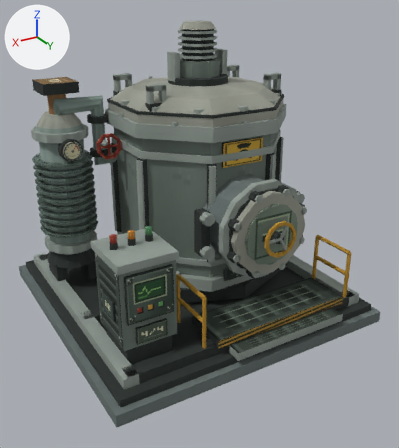
Before and after pictures for a commit that changed the OBJ model art/irradiation_reactor/irradiation_reactor.obj.
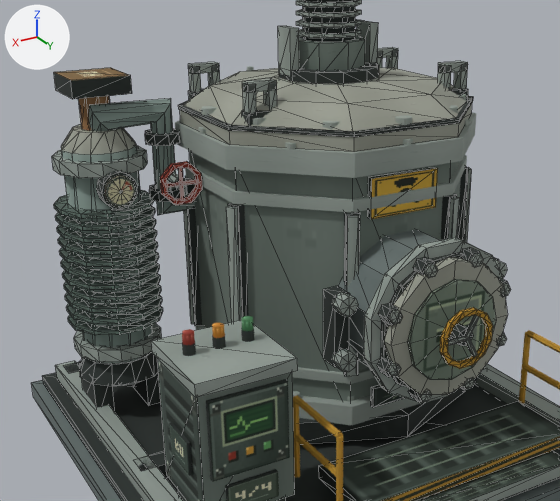
Each version is shown whole from a 50 mm lens placed at (4.52, 8.24, 5.53), pointed at (-0.1, 0.54, 1.68), then close up on the part from 0% to 84% of the width and 8% to 75% of the height. Lighting does not change. The marker at upper left points along +X, +Y and +Z. The last two pictures show the newer version. The close-ups show mesh edges as thin lines. Where no turn or scale is listed for an object, it has been applied to the vertices. Vertices at exactly the same position are counted once.

In view in the first close-up: 'bands_front', 'base_frame', 'control_cabinet', 'control_face', 'cooling_fins', 'cooling_tower', 'foundation', 'loading_lock', 'service_deck', 'shield_front', 'top_drive', 'vessel_lid', 'warning_plates' and 12 more.
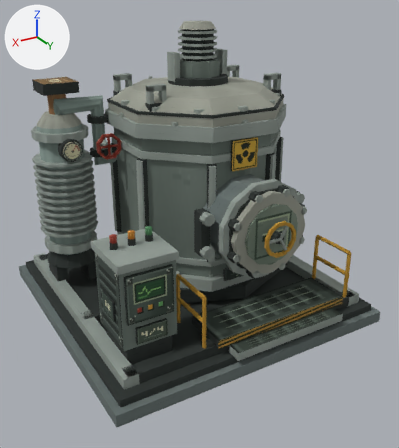
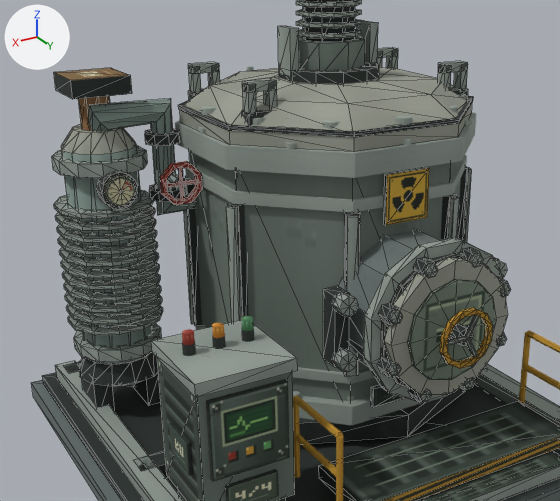
Changed parts and their boxes (x1, y1, x2, y2) in the close-ups (560 x 501 px; the box of a moved part takes in the faces that stretch with it):
'warning_plates', reshaped
    before: (369, 167, 438, 408)
    after: (371, 168, 429, 408)
part 1 of me_cooling_fins, surface changed
    both: (54, 190, 163, 335)
part 2 of me_warning_plates, moved or reshaped
    before: (369, 167, 438, 219)
    after: (384, 168, 429, 225)

What changed in the scene script:
```text
Change me_cooling_fins:
    where me_cooling_fins.from_pydata(...)  # 528 vertices, 1056 faces; spans x 1.218..2.222, y -1.622..-0.618, z 1.42..2.765
    used by ob_cooling_fins; location = (0.0, 0.0, 0.0)
    me_cooling_fins part 1: texture (UV) coordinates of 1056 of 1056 faces, centred in x 1.218..2.222, y -1.622..-0.618, z 1.42..2.765, changed; they spanned u 0.63..0.75, v 0.0..0.25 and now span u 0.25..0.37, v 0.75..1.0
Change me_warning_plates:
    used by ob_warning_plates; location = (0.0, 0.0, 0.0)
    remove me_warning_plates.from_pydata(...)  # 16 vertices, 24 faces; spans x -1.0..-0.2, y 1.04..1.22, z 0.82..3.24
    add me_warning_plates.from_pydata(...)  # 16 vertices, 24 faces; spans x -1.0..-0.2, y 1.11..1.22, z 0.82..3.27
    me_warning_plates part 2: the loose piece of 8 vertices spanning x -0.99..-0.21, y 1.04..1.1, z 2.84..3.24 is scaled about its middle by (0.641, 0.667, 1.25), then moved by (0.0, 0.06, -0.02)
```
